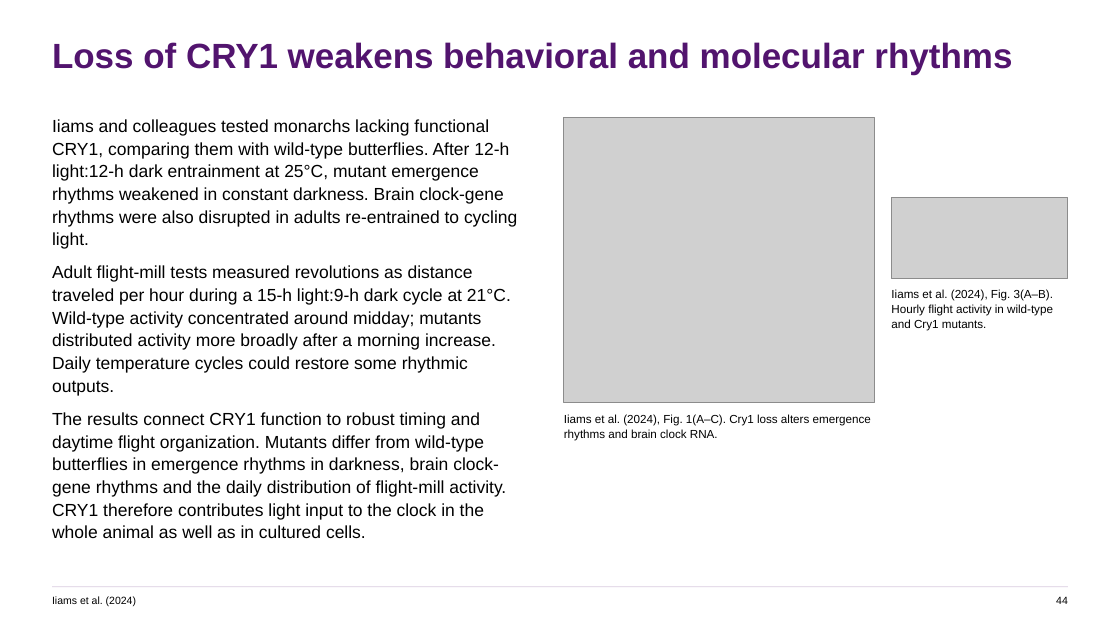
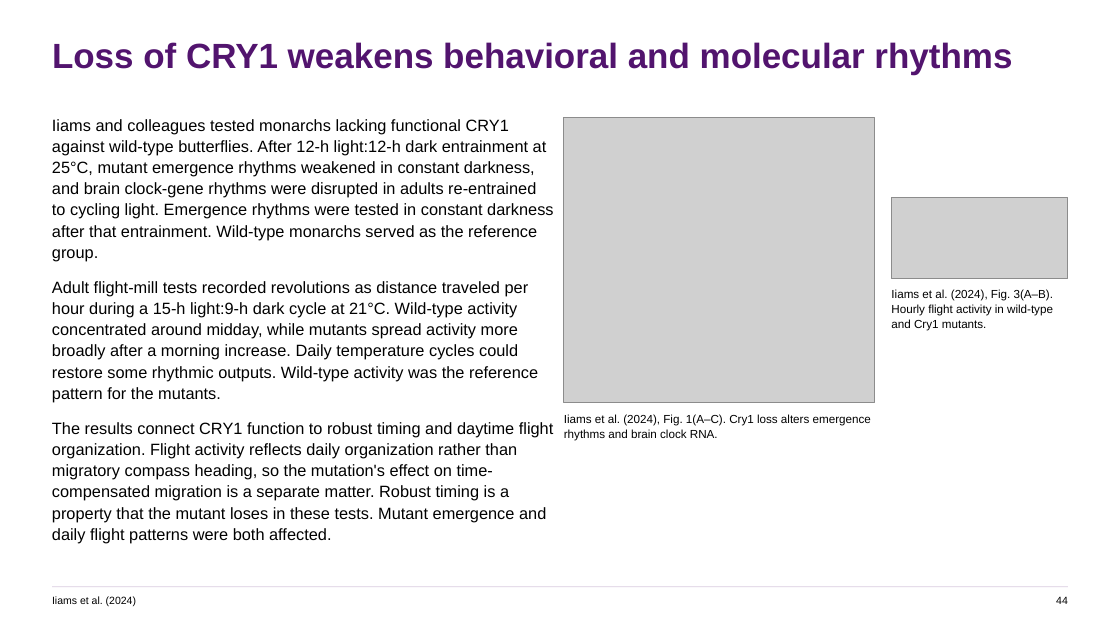
Before and after one commit to jordanxxlopez/NEUROETHOLOGY, a slide deck: slide 58 of scaffolded/Neuroethology_Lecture30_FA2026_SCAFFOLDED.pptx. Drawn at 1120x630 pixels with LibreOffice and Linux fonts; fonts in the diff are those of the drawing; grey boxes stand for pictures. Boxes give left, top, right and bottom in pixels: in the first picture for what was removed or moved away, otherwise in the second. Text is boxed around its words. In the diff, an @@ line names an element or a change of style, - is before the commit and + after.

```diff
--- a/scaffolded/Neuroethology_Lecture30_FA2026_SCAFFOLDED.pptx
+++ b/scaffolded/Neuroethology_Lecture30_FA2026_SCAFFOLDED.pptx
@@ text at <box>52,119,554,543</box>: text changed; size 15 to 14 pt @@
-Iiams and colleagues tested monarchs lacking functional CRY1, comparing them with wild-type butterflies. After 12-h light:12-h dark entrainment at 25°C, mutant emergence rhythms weakened in constant darkness. Brain clock-gene rhythms were also disrupted in adults re-entrained to cycling light.
-Adult flight-mill tests measured revolutions as distance traveled per hour during a 15-h light:9-h dark cycle at 21°C. Wild-type activity concentrated around midday; mutants distributed activity more broadly after a morning increase. Daily temperature cycles could restore some rhythmic outputs.
-The results connect CRY1 function to robust timing and daytime flight organization. Mutants differ from wild-type butterflies in emergence rhythms in darkness, brain clock-gene rhythms and the daily distribution of flight-mill activity. CRY1 therefore contributes light input to the clock in the whole animal as well as in cultured cells.
+Iiams and colleagues tested monarchs lacking functional CRY1 against wild-type butterflies. After 12-h light:12-h dark entrainment at 25°C, mutant emergence rhythms weakened in constant darkness, and brain clock-gene rhythms were disrupted in adults re-entrained to cycling light. Emergence rhythms were tested in constant darkness after that entrainment. Wild-type monarchs served as the reference group.
+Adult flight-mill tests recorded revolutions as distance traveled per hour during a 15-h light:9-h dark cycle at 21°C. Wild-type activity concentrated around midday, while mutants spread activity more broadly after a morning increase. Daily temperature cycles could restore some rhythmic outputs. Wild-type activity was the reference pattern for the mutants.
+The results connect CRY1 function to robust timing and daytime flight organization. Flight activity reflects daily organization rather than migratory compass heading, so the mutation's effect on time-compensated migration is a separate matter. Robust timing is a property that the mutant loses in these tests. Mutant emergence and daily flight patterns were both affected.
```
Also in this commit, not shown: 51 other slides changed, 7 slides added, 7 slides removed, 5 other files.
